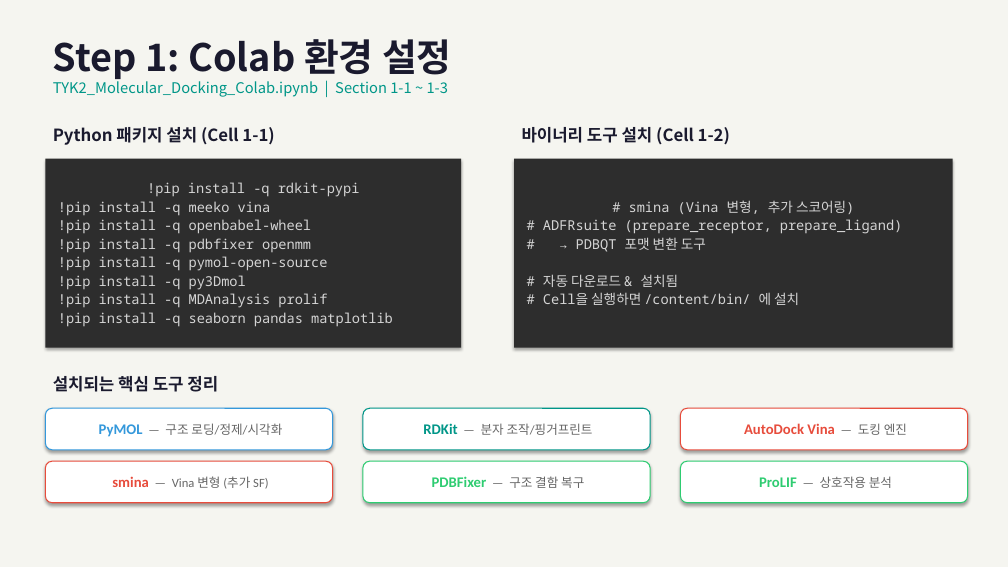
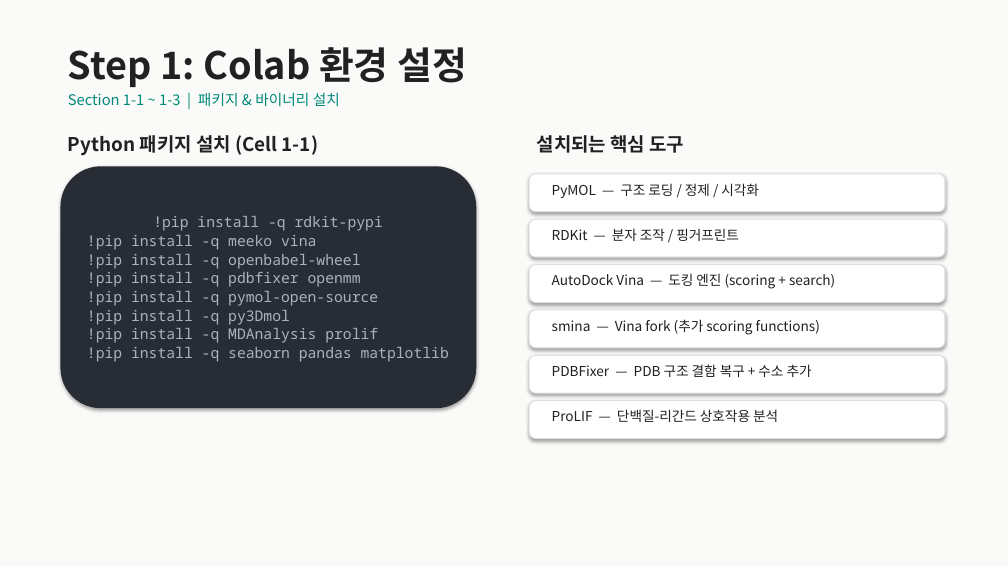
Before and after one commit to fourmodern/molecular_docking_tutorial, a slide deck: slide 3 of Molecular_Docking_Workshop.pptx. Drawn at 1008x567 pixels with LibreOffice and Linux fonts; fonts in the diff are those of the drawing. Boxes give left, top, right and bottom in pixels: in the first picture for what was removed or moved away, otherwise in the second. Text is boxed around its words. In the diff, an @@ line names an element or a change of style, - is before the commit and + after.

```diff
--- a/Molecular_Docking_Workshop.pptx
+++ b/Molecular_Docking_Workshop.pptx
@@ background #F5F5F0 to #FFFFFF @@
@@ rectangle added at <box>0,0,1008,567</box>, fill #FAFAF8 @@
@@ text "Step 1: Colab 환경 설정": place and size @@
-text "Step 1: Colab 환경 설정" at <box>53,39,452,82</box>
+text "Step 1: Colab 환경 설정" at <box>68,47,467,87</box>
@@ text "Step 1: Colab 환경 설정" at <box>68,47,467,87</box>: text colour #1A1A2E to #212121; more space between paragraphs @@
@@ text at <box>68,93,340,106</box>: text changed; text colour #009688 to #00897B @@
-TYK2_Molecular_Docking_Colab.ipynb | Section 1-1 ~ 1-3
+Section 1-1 ~ 1-3 | 패키지 & 바이너리 설치
@@ text "Python 패키지 설치 (Cell 1-1)": place and size @@
-text "Python 패키지 설치 (Cell 1-1)" at <box>53,127,274,145</box>
+text "Python 패키지 설치 (Cell 1-1)" at <box>68,135,318,156</box>
@@ text "Python 패키지 설치 (Cell 1-1)" at <box>68,135,318,156</box>: size 16 to 18 pt, text colour #1A1A2E to #212121; more space between paragraphs @@
@@ text removed at <box>522,127,730,145</box> @@
-바이너리 도구 설치 (Cell 1-2)
@@ text at <box>537,135,685,153</box>: text changed; size 16 to 18 pt; text colour #1A1A2E to #212121 @@
-설치되는 핵심 도구 정리
+설치되는 핵심 도구
@@ rounded rectangle "!pip install -q rdkit-pypi": place and size @@
-rounded rectangle "!pip install -q rdkit-pypi" at <box>45,159,461,348</box>
+rounded rectangle "!pip install -q rdkit-pypi" at <box>60,166,476,408</box>
@@ rounded rectangle "!pip install -q rdkit-pypi" at <box>60,166,476,408</box>: size 13 to 14 pt, text colour #D4D4D4 to #ABB2BF; less space between paragraphs; rectangle to rounded rectangle; fill #2D2D2D to #282C34 @@
@@ rectangle removed at <box>514,159,953,348</box> @@
-# smina (Vina 변형, 추가 스코어링)
-# ADFRsuite (prepare_receptor, prepare_ligand)
-# → PDBQT 포맷 변환 도구
-# 자동 다운로드 & 설치됨
-# Cell을 실행하면 /content/bin/ 에 설치
@@ rounded rectangle added at <box>529,174,945,212</box>, fill #FFFFFF, outline #E0E0E0 1 pt @@
@@ text "PyMOL — 구조 로딩 / ...": place and size @@
-text "PyMOL — 구조 로딩 / ..." at <box>45,408,333,450</box>
+text "PyMOL — 구조 로딩 / ..." at <box>552,183,759,198</box>
@@ text "PyMOL — 구조 로딩 / ..." at <box>552,183,759,198</box>: vertical alignment middle to top; fill #FFFFFF to none; outline #3498DB 1 pt to none; shadow off @@
@@ text at <box>552,183,759,198</box>: text changed; size 12 to 13 pt; font Calibri to Noto Sans CJK KR; text colour #666666 to #212121 @@
-PyMOL — 구조 로딩/정제/시각화
+PyMOL — 구조 로딩 / 정제 / 시각화
@@ rounded rectangle added at <box>529,219,945,257</box>, fill #FFFFFF, outline #E0E0E0 1 pt @@
@@ text "RDKit — 분자 조작 / ...": place and size @@
-text "RDKit — 분자 조작 / ..." at <box>363,408,650,450</box>
+text "RDKit — 분자 조작 / ..." at <box>552,228,739,241</box>
@@ text "RDKit — 분자 조작 / ..." at <box>552,228,739,241</box>: vertical alignment middle to top; fill #FFFFFF to none; outline #009688 1 pt to none; shadow off @@
@@ text at <box>552,228,739,241</box>: text changed; size 12 to 13 pt; font Calibri to Noto Sans CJK KR; text colour #666666 to #212121 @@
-RDKit — 분자 조작/핑거프린트
+RDKit — 분자 조작 / 핑거프린트
@@ rounded rectangle added at <box>529,265,945,302</box>, fill #FFFFFF, outline #E0E0E0 1 pt @@
@@ text "AutoDock Vina — 도킹 엔진 ...": place and size @@
-text "AutoDock Vina — 도킹 엔진 ..." at <box>681,408,968,450</box>
+text "AutoDock Vina — 도킹 엔진 ..." at <box>552,273,835,289</box>
@@ text "AutoDock Vina — 도킹 엔진 ..." at <box>552,273,835,289</box>: vertical alignment middle to top; fill #FFFFFF to none; outline #E74C3C 1 pt to none; shadow off @@
@@ text at <box>552,273,835,289</box>: text changed; size 14 to 13 pt; font Calibri to Noto Sans CJK KR; text colour #E74C3C to #212121; bold off @@
-AutoDock Vina — 도킹 엔진
+AutoDock Vina — 도킹 엔진 (scoring + search)
@@ rounded rectangle added at <box>529,310,945,348</box>, fill #FFFFFF, outline #E0E0E0 1 pt @@
@@ text added at <box>552,319,820,335</box>, 13 pt, text #212121 @@
+smina — Vina fork (추가 scoring functions)
@@ rounded rectangle added at <box>529,355,945,393</box>, fill #FFFFFF, outline #E0E0E0 1 pt @@
@@ text added at <box>552,364,812,377</box>, 13 pt, text #212121 @@
+PDBFixer — PDB 구조 결함 복구 + 수소 추가
@@ rounded rectangle added at <box>529,401,945,439</box>, fill #FFFFFF, outline #E0E0E0 1 pt @@
@@ text added at <box>552,409,778,422</box>, 13 pt, text #212121 @@
+ProLIF — 단백질-리간드 상호작용 분석
@@ rounded rectangle removed at <box>45,461,333,503</box> @@
-smina — Vina 변형 (추가 SF)
@@ rounded rectangle removed at <box>363,461,650,503</box> @@
-PDBFixer — 구조 결함 복구
@@ rounded rectangle removed at <box>681,461,968,503</box> @@
-ProLIF — 상호작용 분석
```
Also in this commit, not shown: 14 other slides changed.
